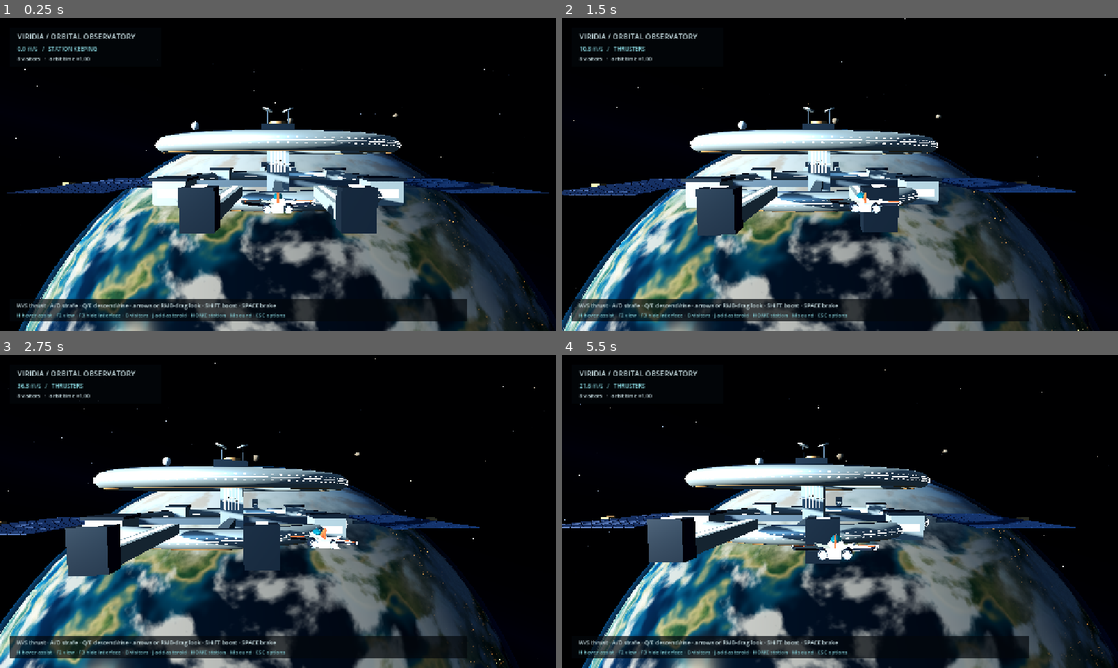
Above: before the commit, frames 1-4 (two rows, left to right).
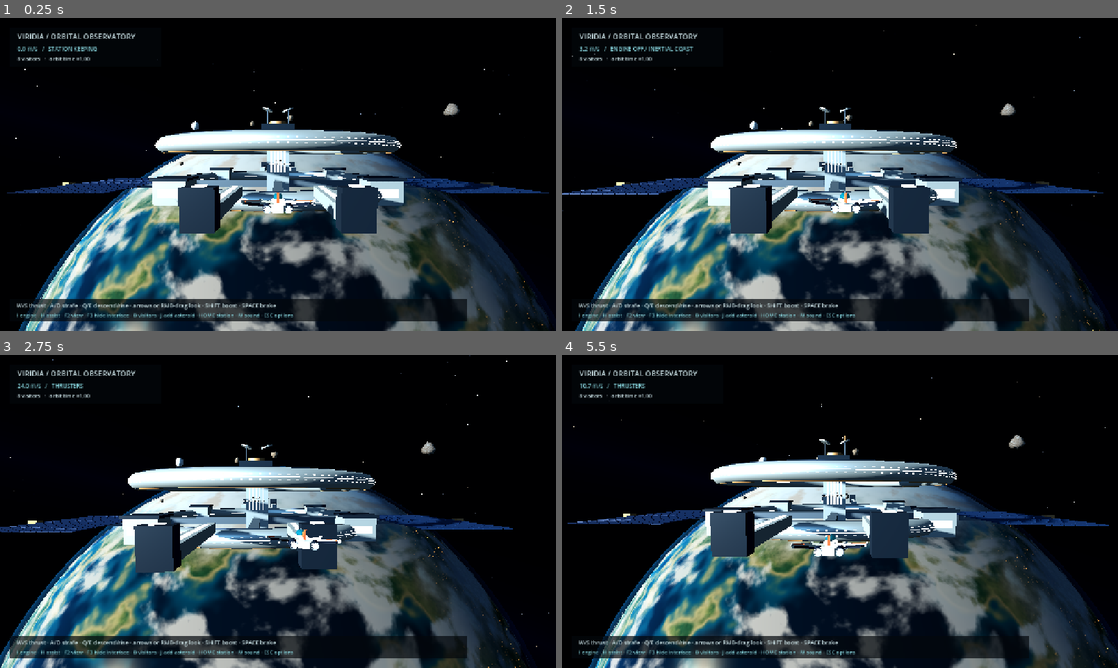
Above: after the commit, the same moments.

Repository: eyehaveewe-cyber/Foxlike
Game: Godot game, scene res://scenes/orbit_hub.tscn
The game is run twice, just before and just after one commit, with the same random seed, the same clock (stepped at 60 frames per second) and the same inputs. This scene is started directly instead of the project's main scene.
Inputs (mouse positions are in pixels of both pictures, inside the frame that each line leads up to):
- Up to frame 1 (0.25 s): no input
- Up to frame 2 (1.5 s): tap Enter at 0.5 s; move the mouse to (962, 158) at 0.52 s; hold D 0.53-1.25 s; tap I at 0.6 s; click (962, 158) at 0.67 s; tap Space at 0.77, 1.07 s; drag from (728, 190) to (812, 237) at 1.27 s
- Up to frame 3 (2.75 s): move the mouse to (333, 442) at 2.02 s; hold D from 2.03 s (still down); hold Shift from 2.03 s (still down); tap I at 2.3 s
- Up to frame 4 (5.5 s): release D at 2.75 s; release Shift at 2.75 s; drag from (812, 574) to (673, 464) at 2.77 s; move the mouse to (1006, 558) at 3.52 s; hold A 3.53-4.25 s; tap Q at 3.6 s; tap Space at 3.77, 4.07 s; tap I at 3.8, 5.3 s; drag from (673, 464) to (756, 433) at 4.27 s; move the mouse to (867, 511) at 5.02 s; hold S from 5.03 s (still down); tap R at 5.1 s; click (867, 511) at 5.17 s

The runs differ from the first frame. In frame 1, 0.5% of the frame differs, in the area x 3-84%, y 27-96%; in frame 2, 28%; in frame 3, 30%, in the area x 0-99%, y 0-100%; in frame 4, 24%.

Commit message:
Add orbital hub engine cutoff, Newtonian asteroid motion and slow station rotation

Diff:
--- a/scripts/orbit/orbit_asteroids.gd
+++ b/scripts/orbit/orbit_asteroids.gd
@@ -1,6 +1,15 @@
 extends Node3D
-## Bounded visitors reveal gradually in the outer drift. All motion is aesthetic,
-## scaled orbital motion; this is not an N-body astronomy simulator.
+## Newtonian visitors in a scaled co-orbiting local frame. Planet gravity and
+## frame forces act on velocities; no prescribed paths or near-ship freezing.
+const PLANET_OFFSET := Vector3(-200,5300,6900)
+const ORBIT_RATE := .00022
+const OMEGA := Vector3(0,.793,-.609)*ORBIT_RATE
+const MU := 31900.0
+
+static func acceleration(point: Vector3, velocity: Vector3) -> Vector3:
+	var r := PLANET_OFFSET+point
+	return -MU*r/pow(maxf(r.length(),6000.0),3.0)+MU*PLANET_OFFSET/pow(PLANET_OFFSET.length(),3.0)-2.0*OMEGA.cross(velocity)-OMEGA.cross(OMEGA.cross(point))
+
 const ROCK_SHADER = preload("res://shaders/orbit/rock.gdshader")
 const MAX_ROCKS := 24
 var visitors: Array[Dictionary] = []
@@ -60,11 +69,11 @@
 	node.scale = Vector3(size,size*rng.randf_range(.7,1.3),size*rng.randf_range(.7,1.35))
 	node.position = point
 	add_child(node)
-	visitors.append({"node":node,"position":point,"radius":size*1.5,"angle":angle,"distance":radius,"height":height,"rate":rng.randf_range(.0015,.006),"phase":rng.randf_range(0,TAU),"age":8 …(77 unchanged characters)…
+	visitors.append({"node":node,"position":point,"radius":size*1.5,"angle":angle,"distance":radius,"height":height,"velocity":Vector3(rng.randf_range(-2.5,2.5),rng.randf_range(-.4,.4),rng.randf_range(-2.5,2.5)),"mass":pow(size,3.0),"phase":rng.randf_range(0,TAU),"age":8 …(77 unchanged characters)…
 	created += 1
 	return true
 
-func advance(dt: float, ship_position: Vector3) -> void:
+func advance(dt: float, ship_position: Vector3, station: Node3D = null) -> void:
 	if not enabled: return
 	spawn_timer -= dt
 	if spawn_timer<=0.0:
@@ -72,13 +81,17 @@
 		spawn(ship_position)
 	for visitor in visitors.duplicate():
 		visitor.age += dt
-		# Orbit and spin continue while hovering, independently of navigation input.
-		visitor.angle += float(visitor.rate)*dt
-		var point := Vector3(sin(float(visitor.angle))*float(visitor.distance),float(visitor.height)+sin(float(visitor.angle)*2.0+float(visitor.phase))*12.0,cos(float(visitor.angle))*float(visitor.distance))
-		# Slow visitors yield near the ship so an idle ship remains a quiet safe place.
-		if point.distance_to(ship_position)>float(visitor.radius)+30.0:
-			visitor.position = point
-			visitor.node.position = point
+		var remaining := dt
+		while remaining>.000001:
+			var h := minf(remaining,1.0/120.0)
+			visitor.velocity += acceleration(visitor.position,visitor.velocity)*h
+			var next: Vector3 = visitor.position+visitor.velocity*h
+			if station!=null and station.blocked(visitor.position,next,float(visitor.radius)):
+				visitor.velocity *= -.8
+			else:
+				visitor.position = next
+			remaining -= h
+		visitor.node.position = visitor.position
 		visitor.node.rotation += Vector3(.015,.022,.008)*dt
 		var fade := minf(smoothstep(0.0,6.0,float(visitor.age)),smoothstep(0.0,8.0,float(visitor.life)-float(visitor.age)))
 		visitor.material.set_shader_parameter("reveal",fade)
@@ -86,6 +99,30 @@
 			visitor.node.queue_free()
 			visitors.erase(visitor)
 
+	# Pairwise impulses conserve linear momentum; inverse mass separates overlap.
+	for i in range(visitors.size()):
+		for j in range(i+1,visitors.size()):
+			resolve_pair(visitors[i],visitors[j])
+
+static func resolve_pair(a: Dictionary, b: Dictionary) -> void:
+	var offset: Vector3 = b.position-a.position
+	var distance := offset.length()
+	var separation: float = a.radius+b.radius
+	if distance>=separation: return
+	var normal := offset/distance if distance>.00001 else Vector3.RIGHT
+	var inverse_a: float = 1.0/a.mass
+	var inverse_b: float = 1.0/b.mass
+	var correction := normal*(separation-distance)/(inverse_a+inverse_b)
+	a.position -= correction*inverse_a
+	b.position += correction*inverse_b
+	var closing: float = (b.velocity-a.velocity).dot(normal)
+	if closing<0.0:
+		var impulse := -1.8*closing/(inverse_a+inverse_b)
+		a.velocity -= normal*impulse*inverse_a
+		b.velocity += normal*impulse*inverse_b
+	if a.has("node"): a.node.position = a.position
+	if b.has("node"): b.node.position = b.position
+
 func set_enabled(value: bool) -> void:
 	enabled = value
 	visible = value
--- a/scripts/orbit/orbit_hub.gd
+++ b/scripts/orbit/orbit_hub.gd
@@ -148,6 +148,7 @@
 				if paused: Input.mouse_mode = Input.MOUSE_MODE_VISIBLE
 			KEY_F11:
 				DisplayServer.window_set_mode(DisplayServer.WINDOW_MODE_WINDOWED if DisplayServer.window_get_mode()==DisplayServer.WINDOW_MODE_FULLSCREEN else DisplayServer.WINDOW_MODE_FULLSCREEN)
+			KEY_I: navigation.engines_on = not navigation.engines_on
 			KEY_H:
 				navigation.assist = not navigation.assist
 			KEY_F2: camera_mode = (camera_mode+1)%3
@@ -204,15 +205,16 @@
 	moon.position = Vector3(-5400+sin(clock*.0006)*1100,1800+cos(clock*.0006)*250,-16000)
 	moon.rotation.y = clock*.0002
 	station.advance(dt*time_scale,clock)
-	asteroids.advance(dt*time_scale,navigation.position)
+	asteroids.advance(dt*time_scale,navigation.position,station)
 	navigation.advance(dt,request,station,asteroids.visitors if asteroids.enabled else [])
 
 func _update_ship(dt: float) -> void:
 	ship.position = navigation.position
 	ship.basis = navigation.basis()
 	var local_velocity := navigation.basis().inverse()*navigation.velocity
-	var thrust := .12+minf(1.5,navigation.velocity.length()/55.0)
+	var thrust := (.12+minf(1.5,navigation.velocity.length()/55.0)) if navigation.engines_on else 0.0
 	ship.animate(ship_clock,dt,-local_velocity.x*.003,0,thrust)
+	for flame in ship._flames: flame.visible = navigation.engines_on
 	# A visual hover oscillation never moves the collision body or changes the held point.
 	ship.visual.position.y = sin(ship_clock*.7)*.075
 
@@ -286,6 +288,7 @@
 	_button(stack,"RESUME ORBIT",func(): paused = false; panel.hide())
 	_button(stack,"RETURN SHIP TO STATION / HOME",return_to_station)
 	_button(stack,"SOUND ON / OFF / M",func(): audio.volume_db = -22.0 if audio.volume_db< -50 else -80.0)
+	_button(stack,"ENGINE ON / OFF / I",func(): navigation.engines_on = not navigation.engines_on)
 	_button(stack,"CHANGE VIEW / F2",func(): camera_mode = (camera_mode+1)%3)
 	_button(stack,"ASTEROID VISITORS / B",func(): asteroids.set_enabled(not asteroids.enabled))
 	var pace := HSlider.new()
@@ -330,7 +333,7 @@
 	surface.draw_string(font,Vector2(40,98)*factor,"%d visitors   ·   orbit time ×%.2f" % [asteroids.visitors.size() if asteroids.enabled else 0,time_scale],HORIZONTAL_ALIGNMENT_LEFT,-1,12*factor,color)
 	surface.draw_style_box(plate,Rect2(Vector2(24,size.y/factor-75)*factor,Vector2(1050,53)*factor))
 	surface.draw_string(font,Vector2(38,size.y/factor-53)*factor,"W/S thrust · A/D strafe · Q/E descend/rise · arrows or RMB-drag look · SHIFT boost · SPACE brake",HORIZONTAL_ALIGNMENT_LEFT,-1,13*factor,color)
-	surface.draw_string(font,Vector2(38,size.y/factor-32)*factor,"H hover assist · F2 view · F3 hide interface · B visitors · J add asteroid · HOME station · M sound · ESC options",HORIZONTAL_ALIGNMENT_LEFT,-1,12*factor,Color("84cfd7"))
+	surface.draw_string(font,Vector2(38,size.y/factor-32)*factor,"I engine · H assist · F2 view · F3 hide interface · B visitors · J add asteroid · HOME station · M sound · ESC options",HORIZONTAL_ALIGNMENT_LEFT,-1,12*factor,Color("84cfd7"))
 
 func _exit_tree() -> void:
 	Input.mouse_mode = Input.MOUSE_MODE_VISIBLE
--- a/scripts/orbit/orbit_navigation.gd
+++ b/scripts/orbit/orbit_navigation.gd
@@ -9,6 +9,7 @@
 var velocity := Vector3.ZERO
 var heading := 0.0
 var pitch := 0.0
+var engines_on := true
 var assist := true
 var status := "STATION KEEPING"
 
@@ -18,6 +19,7 @@
 	velocity = Vector3.ZERO
 	heading = 0.0
 	pitch = 0.0
+	engines_on = true
 	assist = true
 	status = "STATION KEEPING"
 
@@ -41,16 +43,22 @@
 	movement = movement.limit_length()
 	var braking: bool = request.get("brake",false)
 	var target_speed := BOOST_SPEED if request.get("boost",false) else MAX_SPEED
-	if braking:
-		velocity *= exp(-dt*5.0)
-	elif movement.length()>.01:
-		velocity = velocity.move_toward(basis()*movement*target_speed,dt*48.0)
-	elif assist:
-		velocity *= exp(-dt*2.5)
-	velocity = velocity.limit_length(target_speed)
-	if velocity.length()<.025: velocity = Vector3.ZERO
+	if engines_on:
+		if braking:
+			velocity *= exp(-dt*5.0)
+		elif movement.length()>.01:
+			# Thrusters accelerate along the nose; turning alone cannot redirect momentum.
+			var acceleration := basis()*movement*48.0
+			# A powered governor limits further acceleration, never trims a coast.
+			if velocity.length()>=target_speed and acceleration.dot(velocity)>0.0:
+				acceleration -= velocity.normalized()*acceleration.dot(velocity.normalized())
+			var candidate := velocity+acceleration*dt
+			velocity = candidate.limit_length(maxf(target_speed,velocity.length()))
+		elif assist:
+			velocity *= exp(-dt*2.5)
+		if velocity.length()<.025: velocity = Vector3.ZERO
 	var next := position+velocity*dt
-	status = "FREE DRIFT" if not assist else "STATION KEEPING" if velocity.length()<.1 else "THRUSTERS"
+	status = "ENGINE OFF / INERTIAL COAST" if not engines_on else "FREE DRIFT" if not assist else "STATION KEEPING" if velocity.length()<.1 else "THRUSTERS"
 	if station!=null and station.blocked(position,next,4.0):
 		velocity = Vector3.ZERO
 		status = "STATION PROXIMITY / HOLD"
--- a/scripts/orbit/orbit_station.gd
+++ b/scripts/orbit/orbit_station.gd
@@ -149,9 +149,12 @@
 	return instance
 
 func advance(dt: float, clock: float) -> void:
+	rotation.y = clock*.00022
 	for i in range(dishes.size()): dishes[i].rotation.y = sin(clock*.025+float(i))*0.4
 
 func blocked(a: Vector3, b: Vector3, extent: float) -> bool:
+	a = transform.affine_inverse()*a
+	b = transform.affine_inverse()*b
 	for solid in solids:
 		if not Geometry.sweep_box(a,b,solid,extent).is_empty(): return true
 	var samples := maxi(1,int(ceil(a.distance_to(b)/1.5)))
--- a/tests/orbit_smoke.gd
+++ b/tests/orbit_smoke.gd
@@ -77,7 +77,7 @@
 	check(hub.asteroids.visitors.size()<=24,"Asteroid visitors remain bounded after repeated requests")
 	var near_safe := true
 	for visitor in hub.asteroids.visitors:
-		near_safe = near_safe and Vector2(visitor.position.x,visitor.position.z).length()>=390.0
+		if float(visitor.age)==0.0: near_safe = near_safe and Vector2(visitor.position.x,visitor.position.z).length()>=390.0
 	check(near_safe,"Asteroid arrivals stay outside the docking and station ring")
 	hub.asteroids.set_enabled(false)
 	var count: int = hub.asteroids.visitors.size()
@@ -102,6 +102,37 @@
 		hub.camera_mode = i
 		hub._update_camera(.05,true)
 	check(hub.navigation.position==held and hub.camera.position.is_finite(),"All three viewing modes preserve the ship's held location")
+	var coast := Navigation.new()
+	coast.position = Vector3(0,500,500)
+	coast.velocity = Vector3(90,0,0)
+	coast.engines_on = false
+	coast.advance(2.0,{"move":Vector3.FORWARD,"turn":Vector2(1,0),"brake":true},null,[])
+	check(coast.velocity==Vector3(90,0,0) and coast.position.is_equal_approx(Vector3(180,500,500)),"Engine cutoff preserves full boost momentum despite turn, brake and thrust requests")
+	coast.engines_on = true
+	coast.advance(2.0,{"brake":true},null,[])
+	check(coast.velocity.length()<.025,"Restarted engines can brake an inertial coast")
+	check(is_equal_approx(hub.station.rotation.y,hub.clock*.00022),"Station and planetary surface share the slow rotation clock")
+	var local_point := Vector3(0,0,0)
+	check(hub.station.blocked(hub.station.transform*local_point,hub.station.transform*local_point,1.0),"Rotating station collision volumes follow the visible central hull")
+	var rocks = load("res://scripts/orbit/orbit_asteroids.gd")
+	var a := {"position":Vector3(-9,400,0),"velocity":Vector3(2,0,0),"radius":10.0,"mass":2.0}
+	var b := {"position":Vector3(9,400,0),"velocity":Vector3(-1,0,0),"radius":10.0,"mass":3.0}
+	var momentum: Vector3 = a.velocity*a.mass+b.velocity*b.mass
+	rocks.resolve_pair(a,b)
+	check((a.velocity*a.mass+b.velocity*b.mass).is_equal_approx(momentum) and a.velocity.x<b.velocity.x,"Rock collision conserves momentum and separates approaching bodies")
+	var positions: Array[Vector3] = []
+	for fps in [30,60,144]:
+		var point := Vector3(600,100,700)
+		var speed := Vector3(2,.1,-1)
+		for frame in range(fps*30):
+			var remaining := 1.0/float(fps)
+			while remaining>.000001:
+				var h := minf(remaining,1.0/120.0)
+				speed += rocks.acceleration(point,speed)*h
+				point += speed*h
+				remaining -= h
+		positions.append(point)
+	check(positions[0].distance_to(positions[2])<.1,"Newtonian integration agrees within ten centimetres at 30 and 144 FPS over thirty seconds")
 	# Verify normal return navigation without writing campaign progression.
 	var back: Button
 	for node in hub.panel.find_children("*","Button",true,false):
Not shown, changed: PROGRESS.md
Not shown, changed: README.md
Not shown, changed: docs/VERIFICATION.md
